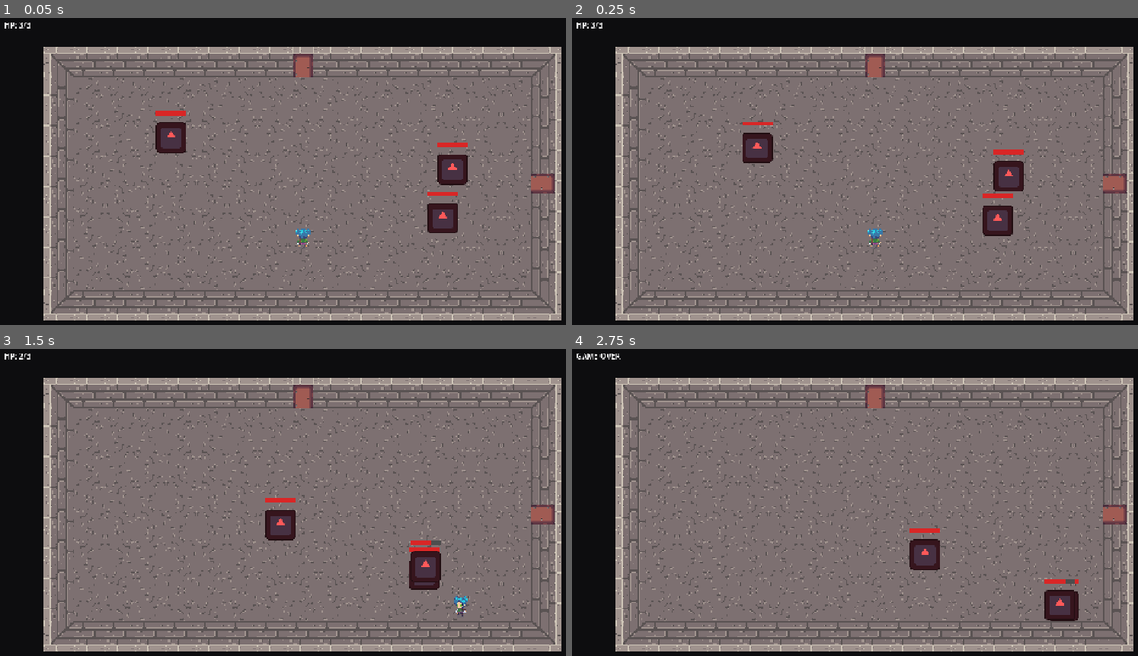
Above: before the commit, frames 1-4 (two rows, left to right).
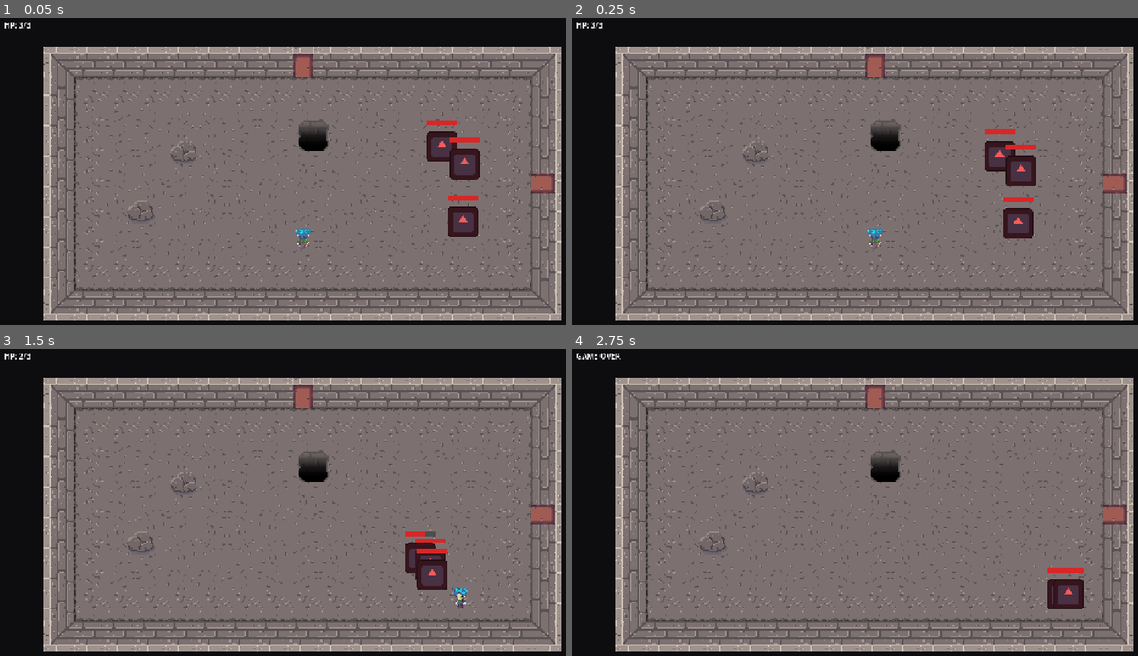
Above: after the commit, the same moments.

Repository: Elehos/the-happiness-of-bouboules
Game: Godot game, scene res://scenes/main/main.tscn
Two runs of this game, one before a commit and one after it. Both use one fixed random seed, a clock stepped at 60 frames per second and the inputs below. The engine's default icon, where the game draws it, is replaced by a stand-in: a white triangle on a blue panel in a dark square.
Inputs (mouse positions are in pixels of both pictures, inside the frame that each line leads up to):
- Up to frame 1 (0.05 s): no input
- Up to frame 2 (0.25 s): no input
- Up to frame 3 (1.5 s): tap Enter at 0.5 s; move the mouse to (435, 496) at 0.52 s; hold D (move_right) 0.53-1.28 s; click (435, 496) at 0.67 s; move the mouse to (181, 533) at 1.27 s; hold S (move_down) from 1.28 s (still down)
- Up to frame 4 (2.75 s): move the mouse to (934, 438) at 2.02 s; release S (move_down) at 2.03 s; hold D (move_right) from 2.03 s (still down)

The runs differ from the first frame. In frame 1, 8.8% of the frame differs, in the area x 13-100%, y 9-89%; in frame 2, 8.6%; in frame 3, 7.6%; in frame 4, 7.3%.

Commit message:
plein de trucs

Diff:
--- a/the-happiness-of-bouboules/assets/tileset/room_tileset.tres
+++ b/the-happiness-of-bouboules/assets/tileset/room_tileset.tres
@@ -3,6 +3,9 @@
 [ext_resource type="Texture2D" uid="uid://svkmuohgv3n7" path="res://assets/tileset/tuile-sol.png" id="1"]
 [ext_resource type="Texture2D" uid="uid://288ejg2rtlfp" path="res://assets/tileset/wall.png" id="2"]
 [ext_resource type="Texture2D" uid="uid://xrmcloyxirb" path="res://assets/tileset/coin wall.png" id="3"]
+[ext_resource type="Texture2D" path="res://assets/tileset/tuile-sol-coin.png" id="4"]
+[ext_resource type="Texture2D" path="res://assets/tileset/tuile-sol-coin-double.png" id="5"]
+[ext_resource type="Texture2D" path="res://assets/tileset/tuile-sol-coin-porte.png" id="6"]
 
 [sub_resource type="TileSetAtlasSource" id="1"]
 texture = ExtResource("1")
@@ -19,8 +22,26 @@
 texture_region_size = Vector2i(32, 32)
 0:0/0 = 0
 
+[sub_resource type="TileSetAtlasSource" id="4"]
+texture = ExtResource("4")
+texture_region_size = Vector2i(32, 32)
+0:0/0 = 0
+
+[sub_resource type="TileSetAtlasSource" id="5"]
+texture = ExtResource("5")
+texture_region_size = Vector2i(32, 32)
+0:0/0 = 0
+
+[sub_resource type="TileSetAtlasSource" id="6"]
+texture = ExtResource("6")
+texture_region_size = Vector2i(32, 32)
+0:0/0 = 0
+
 [resource]
 tile_size = Vector2i(32, 32)
 sources/0 = SubResource("1")
 sources/1 = SubResource("2")
 sources/2 = SubResource("3")
+sources/3 = SubResource("4")
+sources/4 = SubResource("5")
+sources/5 = SubResource("6")
--- /dev/null
+++ b/the-happiness-of-bouboules/scenes/environment/hole.tscn
@@ -0,0 +1,15 @@
+[gd_scene load_steps=3 format=3]
+
+[ext_resource type="Texture2D" path="res://assets/tileset/hole.png" id="1"]
+
+[sub_resource type="CircleShape2D" id="CircleShape2D_hole"]
+radius = 12.0
+
+[node name="Hole" type="StaticBody2D"]
+collision_layer = 1
+
+[node name="Sprite2D" type="Sprite2D" parent="."]
+texture = ExtResource("1")
+
+[node name="CollisionShape2D" type="CollisionShape2D" parent="."]
+shape = SubResource("CircleShape2D_hole")
--- /dev/null
+++ b/the-happiness-of-bouboules/scenes/environment/rock.tscn
@@ -0,0 +1,15 @@
+[gd_scene load_steps=3 format=3]
+
+[ext_resource type="Texture2D" path="res://assets/tileset/caillou.png" id="1"]
+
+[sub_resource type="CircleShape2D" id="CircleShape2D_rock"]
+radius = 12.0
+
+[node name="Rock" type="StaticBody2D"]
+collision_layer = 1
+
+[node name="Sprite2D" type="Sprite2D" parent="."]
+texture = ExtResource("1")
+
+[node name="CollisionShape2D" type="CollisionShape2D" parent="."]
+shape = SubResource("CircleShape2D_rock")
--- a/the-happiness-of-bouboules/scenes/main/arena.gd
+++ b/the-happiness-of-bouboules/scenes/main/arena.gd
@@ -2,9 +2,20 @@
 
 const BasicEnemyScene := preload("res://scenes/enemies/basic_enemy.tscn")
 const DoorScene := preload("res://scenes/environment/door.tscn")
+const RockScene := preload("res://scenes/environment/rock.tscn")
+const HoleScene := preload("res://scenes/environment/hole.tscn")
 
 const MIN_ENEMIES := 1
 const MAX_ENEMIES := 3
+
+# Rocks and holes are both solid, static obstacles placed the same way; they
+# just avoid each other too, so they never spawn overlapping.
+const MIN_ROCKS := 1
+const MAX_ROCKS := 3
+const MIN_HOLES := 1
+const MAX_HOLES := 2
+const OBSTACLE_MIN_DISTANCE_FROM_PLAYER := 80.0
+const OBSTACLE_MIN_DISTANCE_BETWEEN := 60.0
 
 # Chance for a door to appear at each cardinal point; at least one door is
 # always placed so the room is never fully sealed.
@@ -20,6 +31,13 @@
 const FLOOR_SOURCE_ID := 0
 const WALL_SOURCE_ID := 1
 const WALL_CORNER_SOURCE_ID := 2
+# Floor tile with a shadow along one edge (for the row/column that runs
+# along a wall) and along two adjacent edges (for the room's 4 corners).
+const FLOOR_EDGE_SOURCE_ID := 3
+const FLOOR_CORNER_SOURCE_ID := 4
+# Same as FLOOR_EDGE_SOURCE_ID, but with the shadow removed where a door
+# opens onto it (there's no wall there anymore once it's open).
+const FLOOR_EDGE_DOOR_SOURCE_ID := 5
 
 # TileSetAtlasSource transform flags, combined to rotate/mirror a single tile
 # onto each side of the room instead of drawing 4 separate sprites.
@@ -27,13 +45,26 @@
 const FLIP_V := 8192
 const TRANSPOSE := 16384
 
-@onready var player: Node2D = $Player
+@onready var player: Node2D = $YSortLayer/Player
 @onready var camera: Camera2D = $Camera2D
 @onready var floor_layer: TileMapLayer = $FloorLayer
 @onready var walls_layer: TileMapLayer = $WallsLayer
 @onready var walls_body: StaticBody2D = $Walls
-
+# Y-sorted so the player (and enemies) draw behind or in front of doors
+# depending on which is higher on screen - e.g. walking through a door
+# tucks the player under its frame instead of always drawing on top.
+@onready var y_sort_layer: Node2D = $YSortLayer
+
+var obstacle_positions: Array[Vector2] = []
 var doors: Array[Node] = []
+# Which of [top, bottom, left, right] got a door; the matching wall
+# collider is split in two around a gap there instead of being solid,
+# or an open door would still be blocked by the wall behind it.
+var door_sides := [false, false, false, false]
+# Per-door: the floor cell just inside it (with the wall-shadow tile) and
+# the transform that tile uses, so it can be swapped to the no-shadow
+# variant once the door opens.
+var door_inner_floor_cells := {}
 var enemies_alive := 0
 
 # Center of the room and half-extent of its floor, in Arena-local pixels.
@@ -46,6 +77,9 @@
 	var origin := _build_room()
 	_position_room(origin)
 	_spawn_doors(origin)
+	_build_wall_colliders()
+	_spawn_rocks()
+	_spawn_holes()
 
 	var enemy_count := randi_range(MIN_ENEMIES, MAX_ENEMIES)
 	enemies_alive = enemy_count
@@ -58,7 +92,7 @@
 
 	for y in ROOM_HEIGHT_TILES:
 		for x in ROOM_WIDTH_TILES:
-			floor_layer.set_cell(origin + Vector2i(x, y), FLOOR_SOURCE_ID, Vector2i.ZERO, _random_floor_transform())
+			_place_floor_tile(origin, x, y)
 
 	for x in ROOM_WIDTH_TILES:
 		walls_layer.set_cell(origin + Vector2i(x, -1), WALL_SOURCE_ID, Vector2i.ZERO)
@@ -74,6 +108,47 @@
 	walls_layer.set_cell(origin + Vector2i(ROOM_WIDTH_TILES, ROOM_HEIGHT_TILES), WALL_CORNER_SOURCE_ID, Vector2i.ZERO, FLIP_H | FLIP_V)
 
 	return origin
+
+
+func _place_floor_tile(origin: Vector2i, x: int, y: int) -> void:
+	# The default artwork for both shadowed tiles has its dark edge(s) on
+	# the top (and, for the double one, also the left); flip/rotate it to
+	# whichever wall(s) this cell actually touches.
+	var at_top := y == 0
+	var at_bottom := y == ROOM_HEIGHT_TILES - 1
+	var at_left := x == 0
+	var at_right := x == ROOM_WIDTH_TILES - 1
+
+	var cell := origin + Vector2i(x, y)
+	var source_id := FLOOR_SOURCE_ID
+	var transform := _random_floor_transform()
+
+	if at_top and at_left:
+		source_id = FLOOR_CORNER_SOURCE_ID
+		transform = 0
+	elif at_top and at_right:
+		source_id = FLOOR_CORNER_SOURCE_ID
+		transform = FLIP_H
+	elif at_bottom and at_left:
+		source_id = FLOOR_CORNER_SOURCE_ID
+		transform = FLIP_V
+	elif at_bottom and at_right:
+		source_id = FLOOR_CORNER_SOURCE_ID
+		transform = FLIP_H | FLIP_V
+	elif at_top:
+		source_id = FLOOR_EDGE_SOURCE_ID
+		transform = 0
+	elif at_bottom:
+		source_id = FLOOR_EDGE_SOURCE_ID
+		transform = FLIP_V
+	elif at_left:
+		source_id = FLOOR_EDGE_SOURCE_ID
+		transform = TRANSPOSE
+	elif at_right:
+		source_id = FLOOR_EDGE_SOURCE_ID
+		transform = TRANSPOSE | FLIP_H
+
+	floor_layer.set_cell(cell, source_id, Vector2i.ZERO, transform)
 
 
 func _random_floor_transform() -> int:
@@ -99,33 +174,51 @@
 	camera.position = room_center
 	player.position = room_center + Vector2(0.0, room_half_size.y * 0.5)
 
-	_build_wall_colliders()
-
 
 func _build_wall_colliders() -> void:
 	var half_x := room_half_size.x
 	var half_y := room_half_size.y
 	var half_tile := TILE_SIZE / 2.0
-
-	# Top/bottom colliders span the full outer width (including corners);
+	# The player's own collision box is small (just around the feet) compared
+	# to its sprite, so hitting the wall right at the tile boundary still lets
+	# the (taller) sprite visually poke into the wall above it. Push the wall
+	# colliders this much further into the room - an invisible buffer - so
+	# the player stops before that can happen. Doesn't affect door widths,
+	# since only the solid segments grow, not the gap.
+	var wall_margin := 14.0
+	var thickness := TILE_SIZE + wall_margin
+	var inward := wall_margin / 2.0
+
+	# Top/bottom span the full outer width (including corners) when solid;
 	# left/right only span the inner height between them. Same layout as
-	# the wall tiles themselves, just as plain rectangles.
-	_add_wall_collider(
-		room_center + Vector2(0.0, -half_y - half_tile),
-		Vector2(half_x * 2.0 + TILE_SIZE * 2.0, TILE_SIZE)
-	)
-	_add_wall_collider(
-		room_center + Vector2(0.0, half_y + half_tile),
-		Vector2(half_x * 2.0 + TILE_SIZE * 2.0, TILE_SIZE)
-	)
-	_add_wall_collider(
-		room_center + Vector2(-half_x - half_tile, 0.0),
-		Vector2(TILE_SIZE, half_y * 2.0)
-	)
-	_add_wall_collider(
-		room_center + Vector2(half_x + half_tile, 0.0),
-		Vector2(TILE_SIZE, half_y * 2.0)
-	)
+	# the wall tiles themselves, just as plain rectangles - except where a
+	# door sits, where the collider is split around a tile-wide gap so an
+	# open door actually lets you through instead of the wall still
+	# blocking the space behind it.
+	_add_side_collider(door_sides[0], Vector2(0.0, -half_y - half_tile + inward), true, half_x + TILE_SIZE, thickness)
+	_add_side_collider(door_sides[1], Vector2(0.0, half_y + half_tile - inward), true, half_x + TILE_SIZE, thickness)
+	_add_side_collider(door_sides[2], Vector2(-half_x - half_tile + inward, 0.0), false, half_y, thickness)
+	_add_side_collider(door_sides[3], Vector2(half_x + half_tile - inward, 0.0), false, half_y, thickness)
+
+
+func _add_side_collider(has_door: bool, center_offset: Vector2, horizontal: bool, half_length: float, thickness: float) -> void:
+	if not has_door:
+		var full_size := Vector2(half_length * 2.0, thickness) if horizontal else Vector2(thickness, half_length * 2.0)
+		_add_wall_collider(room_center + center_offset, full_size)
+		return
+
+	# Doors always sit centered on their side, so the gap is centered too.
+	var gap_half := TILE_SIZE / 2.0
+	var segment_length := half_length - gap_half
+	if segment_length <= 0.0:
+		return
+	var segment_center_dist := gap_half + segment_length / 2.0
+	if horizontal:
+		_add_wall_collider(room_center + center_offset + Vector2(-segment_center_dist, 0.0), Vector2(segment_length, thickness))
+		_add_wall_collider(room_center + center_offset + Vector2(segment_center_dist, 0.0), Vector2(segment_length, thickness))
+	else:
+		_add_wall_collider(room_center + center_offset + Vector2(0.0, -segment_center_dist), Vector2(thickness, segment_length))
+		_add_wall_collider(room_center + center_offset + Vector2(0.0, segment_center_dist), Vector2(thickness, segment_length))
 
 
 func _add_wall_collider(local_position: Vector2, size: Vector2) -> void:
@@ -149,6 +242,16 @@
 	# Top/right were correct; bottom and left face the opposite way, so they
 	# need the mirrored rotation instead of reusing top/right's.
 	var rotations := [0.0, PI, -PI / 2.0, PI / 2.0]
+	# The floor cell just inside each door, and the transform _place_floor_tile
+	# used for its shadow there (see the elif chain there) - must match so the
+	# no-shadow door variant lines up with the rest of the floor once swapped.
+	var inner_cells := [
+		origin + Vector2i(ROOM_WIDTH_TILES / 2, 0),                 # top
+		origin + Vector2i(ROOM_WIDTH_TILES / 2, ROOM_HEIGHT_TILES - 1), # bottom
+		origin + Vector2i(0, ROOM_HEIGHT_TILES / 2),                # left
+		origin + Vector2i(ROOM_WIDTH_TILES - 1, ROOM_HEIGHT_TILES / 2), # right
+	]
+	var inner_transforms := [0, FLIP_V, TRANSPOSE, TRANSPOSE | FLIP_H]
 
 	var order := range(cells.size())
 	order.shuffle()
@@ -158,22 +261,52 @@
 		var index: int = order[i]
 		var is_last_chance := i == order.size() - 1
 		if randf() < DOOR_CHANCE or (placed == 0 and is_last_chance):
-			_spawn_door(cells[index], rotations[index])
+			_spawn_door(cells[index], rotations[index], inner_cells[index], inner_transforms[index])
+			door_sides[index] = true
 			placed += 1
 
 
-func _spawn_door(cell: Vector2i, door_rotation: float) -> void:
+func _spawn_door(cell: Vector2i, door_rotation: float, inner_cell: Vector2i, inner_transform: int) -> void:
+	# The door cell sits in the wall ring, past the floor's edge, so it has
+	# no floor tile under it by default; add one so there's ground to walk
+	# on (visible once the door opens) instead of the bare background. The
+	# straight wall tile placed there by _build_room() is still on top of
+	# it in the walls layer, so clear that too, or it's what shows through.
+	floor_layer.set_cell(cell, FLOOR_SOURCE_ID, Vector2i.ZERO, _random_floor_transform())
+	walls_layer.erase_cell(cell)
+
 	var door: Node2D = DoorScene.instantiate()
-	add_child(door)
+	y_sort_layer.add_child(door)
 	door.position = Vector2((cell.x + 0.5) * TILE_SIZE, (cell.y + 0.5) * TILE_SIZE)
 	door.rotation = door_rotation
 	doors.append(door)
+	door_inner_floor_cells[door] = {"cell": inner_cell, "transform": inner_transform}
+
+
+func _spawn_rocks() -> void:
+	var rock_count := randi_range(MIN_ROCKS, MAX_ROCKS)
+	for i in rock_count:
+		var pos := _random_room_position(OBSTACLE_MIN_DISTANCE_FROM_PLAYER)
+		obstacle_positions.append(pos)
+		var rock := RockScene.instantiate()
+		y_sort_layer.add_child(rock)
+		rock.global_position = pos
+
+
+func _spawn_holes() -> void:
+	var hole_count := randi_range(MIN_HOLES, MAX_HOLES)
+	for i in hole_count:
+		var pos := _random_room_position(OBSTACLE_MIN_DISTANCE_FROM_PLAYER)
+		obstacle_positions.append(pos)
+		var hole := HoleScene.instantiate()
+		y_sort_layer.add_child(hole)
+		hole.global_position = pos
 
 
 func _spawn_enemy() -> void:
 	var enemy := BasicEnemyScene.instantiate()
-	add_child(enemy)
-	enemy.global_position = _random_spawn_position()
+	y_sort_layer.add_child(enemy)
+	enemy.global_position = _random_room_position(MIN_DISTANCE_FROM_PLAYER)
 	enemy.died.connect(_on_enemy_died)
 
 
@@ -185,11 +318,16 @@
 
 func _open_doors() -> void:
 	for door in doors:
-		if is_instance_valid(door):
-			door.open()
-
-
-func _random_spawn_position() -> Vector2:
+		if not is_instance_valid(door):
+			continue
+		door.open()
+		var info: Dictionary = door_inner_floor_cells.get(door, {})
+		if info.is_empty():
+			continue
+		floor_layer.set_cell(info["cell"], FLOOR_EDGE_DOOR_SOURCE_ID, Vector2i.ZERO, info["transform"])
+
+
+func _random_room_position(min_distance_from_player: float) -> Vector2:
 	var pos := room_center
 	var attempts := 0
 	while attempts < 20:
@@ -197,7 +335,13 @@
 			randf_range(-room_half_size.x + SPAWN_MARGIN, room_half_size.x - SPAWN_MARGIN),
 			randf_range(-room_half_size.y + SPAWN_MARGIN, room_half_size.y - SPAWN_MARGIN)
 		)
-		if pos.distance_to(player.global_position) >= MIN_DISTANCE_FROM_PLAYER:
+		var far_from_player := pos.distance_to(player.global_position) >= min_distance_from_player
+		var far_from_obstacles := true
+		for obstacle_pos in obstacle_positions:
+			if pos.distance_to(obstacle_pos) < OBSTACLE_MIN_DISTANCE_BETWEEN:
+				far_from_obstacles = false
+				break
+		if far_from_player and far_from_obstacles:
 			break
 		attempts += 1
 	return pos
--- a/the-happiness-of-bouboules/scenes/main/arena.tscn
+++ b/the-happiness-of-bouboules/scenes/main/arena.tscn
@@ -27,4 +27,7 @@
 [node name="Walls" type="StaticBody2D" parent="."]
 collision_layer = 1
 
-[node name="Player" parent="." instance=ExtResource("2")]
+[node name="YSortLayer" type="Node2D" parent="."]
+y_sort_enabled = true
+
+[node name="Player" parent="YSortLayer" instance=ExtResource("2")]
--- a/the-happiness-of-bouboules/scenes/main/main.gd
+++ b/the-happiness-of-bouboules/scenes/main/main.gd
@@ -1,6 +1,6 @@
 extends Node2D
 
-@onready var player: CharacterBody2D = $Arena/Player
+@onready var player: CharacterBody2D = $Arena/YSortLayer/Player
 @onready var hud: CanvasLayer = $HUD
 
 
--- a/the-happiness-of-bouboules/scenes/player/player.tscn
+++ b/the-happiness-of-bouboules/scenes/player/player.tscn
@@ -3,27 +3,28 @@
 [ext_resource type="Script" uid="uid://c4od3okoeo1ob" path="res://scenes/player/player.gd" id="1"]
 [ext_resource type="Texture2D" uid="uid://df0uls64n2cce" path="res://scenes/player/mage front.png" id="2"]
 
-[sub_resource type="CircleShape2D" id="CircleShape2D_body"]
-radius = 16.0
+[sub_resource type="RectangleShape2D" id="RectangleShape2D_ni2wg"]
+size = Vector2(11, 12)
 
-[sub_resource type="CircleShape2D" id="CircleShape2D_hurt"]
-radius = 16.0
+[sub_resource type="RectangleShape2D" id="RectangleShape2D_n8don"]
+size = Vector2(16, 21)
 
 [node name="Player" type="CharacterBody2D" unique_id=33594342 groups=["player"]]
 collision_layer = 2
 script = ExtResource("1")
 
 [node name="Sprite2D" type="Sprite2D" parent="." unique_id=375323149]
-z_index = 10
 texture = ExtResource("2")
 hframes = 3
 
 [node name="CollisionShape2D" type="CollisionShape2D" parent="." unique_id=1572461979]
-shape = SubResource("CircleShape2D_body")
+position = Vector2(-0.5, 5)
+shape = SubResource("RectangleShape2D_ni2wg")
 
 [node name="HurtArea" type="Area2D" parent="." unique_id=1912508684]
 collision_layer = 0
 collision_mask = 4
 
 [node name="CollisionShape2D" type="CollisionShape2D" parent="HurtArea" unique_id=854219538]
-shape = SubResource("CircleShape2D_hurt")
+position = Vector2(0, 0.5)
+shape = SubResource("RectangleShape2D_n8don")
Binary file added: the-happiness-of-bouboules/assets/tileset/caillou.png
Not shown, added: the-happiness-of-bouboules/assets/tileset/caillou.png.import
Binary file added: the-happiness-of-bouboules/assets/tileset/hole.png
Not shown, added: the-happiness-of-bouboules/assets/tileset/hole.png.import
Binary file changed: the-happiness-of-bouboules/assets/tileset/porte ouvert.png
Binary file added: the-happiness-of-bouboules/assets/tileset/tuile-sol-coin-double.png
Not shown, added: the-happiness-of-bouboules/assets/tileset/tuile-sol-coin-double.png.import
Binary file added: the-happiness-of-bouboules/assets/tileset/tuile-sol-coin-porte.png
Not shown, added: the-happiness-of-bouboules/assets/tileset/tuile-sol-coin-porte.png.import
Binary file added: the-happiness-of-bouboules/assets/tileset/tuile-sol-coin.png
Not shown, added: the-happiness-of-bouboules/assets/tileset/tuile-sol-coin.png.import
Binary file changed: the-happiness-of-bouboules/assets/tileset/tuile-sol.png
(and 18 more such lines)
